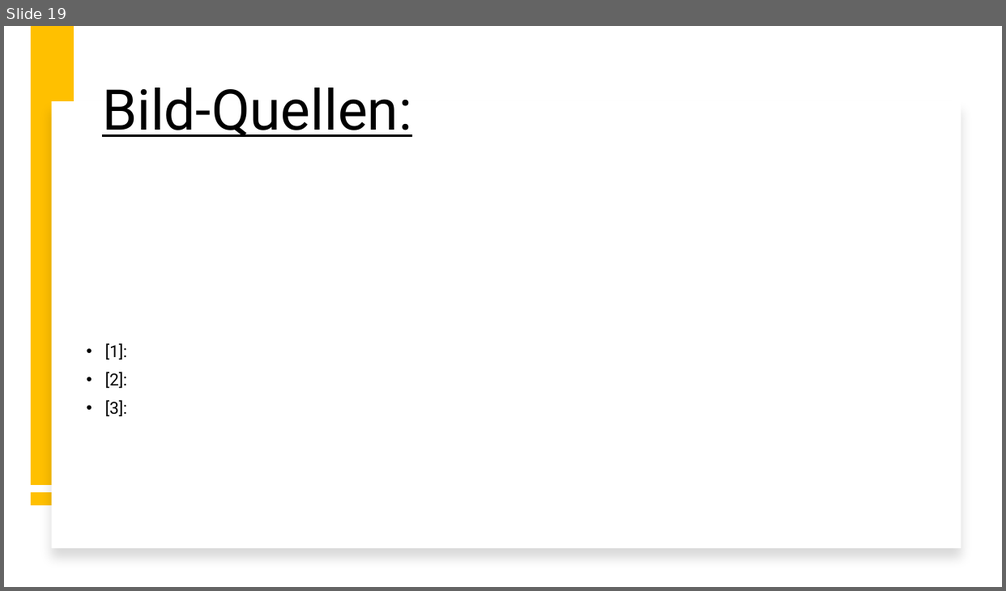
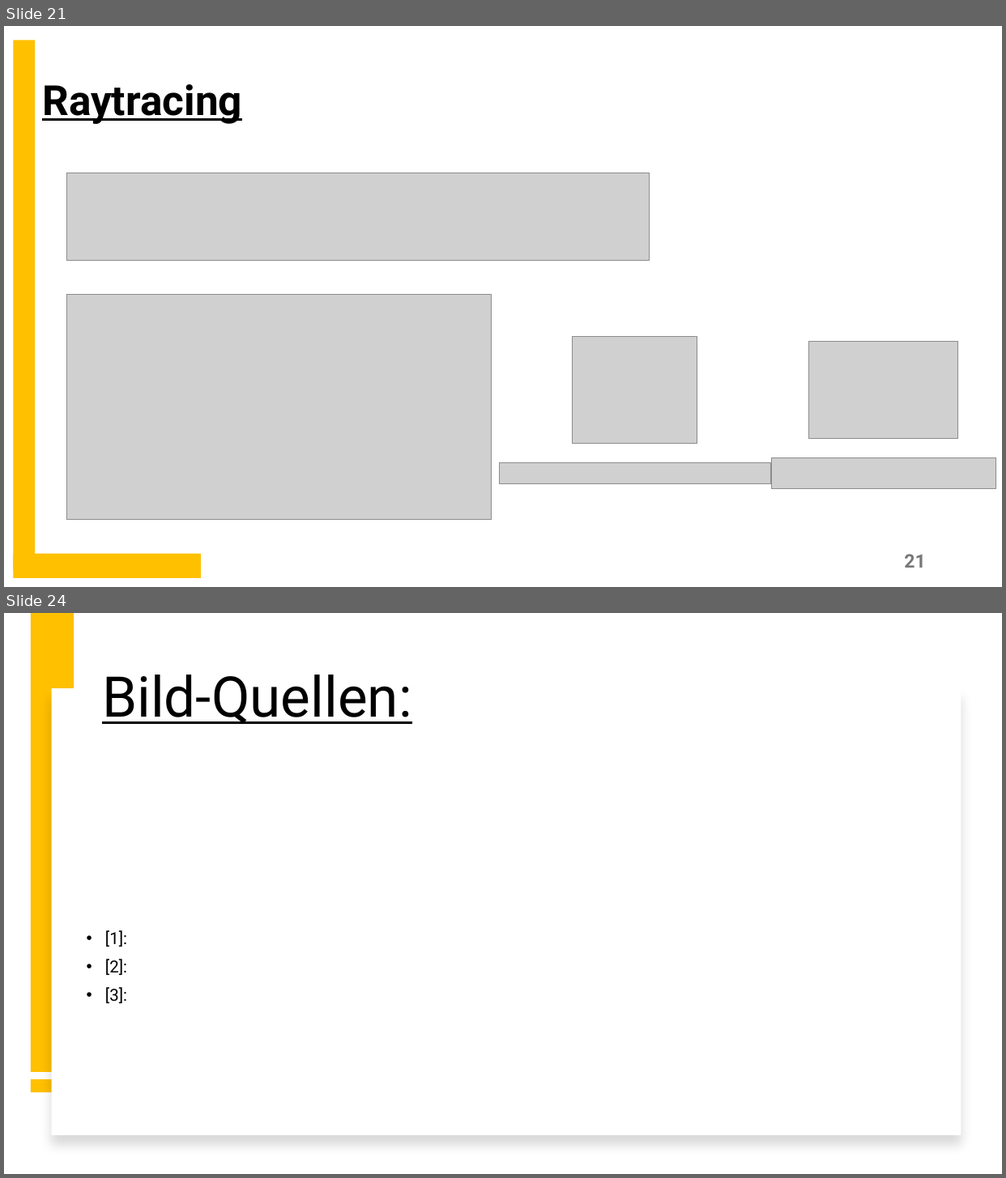
Before and after one commit to lgndluke/RaytRazor, a slide deck: 2. Präsentation/2.1 Präsentationsunterlagen/04_Team_RayForge_Release_Technische-Präsentation.pptx. Shown one above the other, each under a label of ours: slide 19 before the commit, slides 21 and 24 after it; the slides between them are not shown. The pictures are 1006x591 and 1006x1178 pixels, drawn with LibreOffice and Linux fonts; fonts in the diff are those of the drawing; grey boxes stand for pictures. Boxes give left, top, right and bottom in pixels: in the first picture for what was removed or moved away, otherwise in the second. Text is boxed around its words. In the diff, an @@ line names an element or a change of style, - is before the commit and + after.

```diff
--- a/2. Präsentation/2.1 Präsentationsunterlagen/04_Team_RayForge_Release_Technische-Präsentation.pptx
+++ b/2. Präsentation/2.1 Präsentationsunterlagen/04_Team_RayForge_Release_Technische-Präsentation.pptx
@@ slide 21 added at <box>4,26,1002,587</box>, background #FFFFFF @@
@@ rectangle added at <box>13,41,35,571</box>, fill #FFC000 @@
@@ text added at <box>42,84,242,124</box>, 40 pt, text #000000, bold, underline @@
+Raytracing
@@ picture added at <box>67,173,649,260</box> @@
@@ picture added at <box>67,295,492,519</box> @@
@@ picture added at <box>573,337,697,444</box> @@
@@ picture added at <box>809,341,958,438</box> @@
@@ picture added at <box>499,463,770,484</box> @@
@@ picture added at <box>771,458,996,489</box> @@
@@ rectangle added at <box>13,554,201,578</box>, fill #FFC000 @@
@@ page number added at <box>904,554,925,568</box>, 18 pt, text #797979, bold @@
+21
@@ what was slide 19 is now slide 24 @@
```
Also in this commit, not shown: 4 other slides added.
